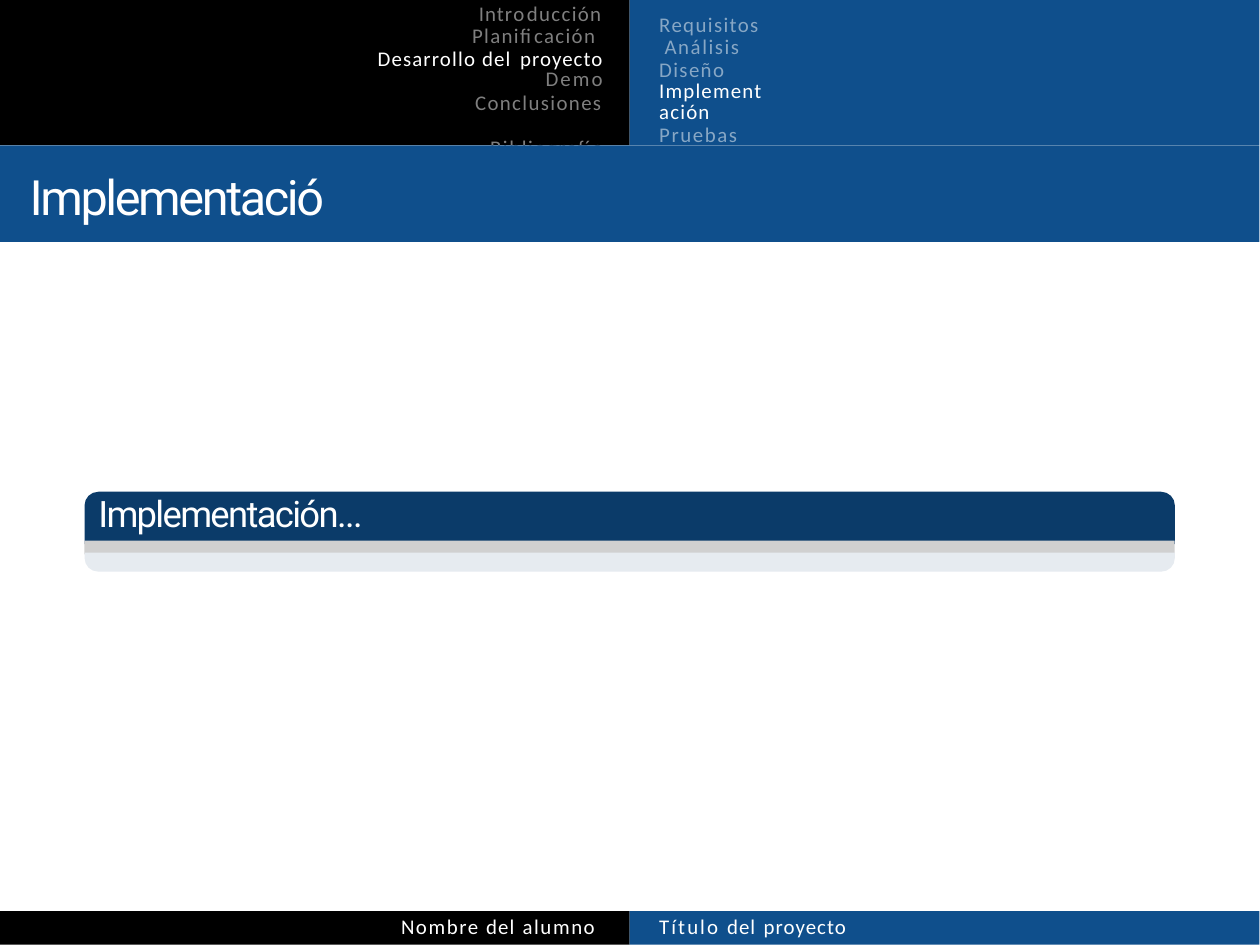
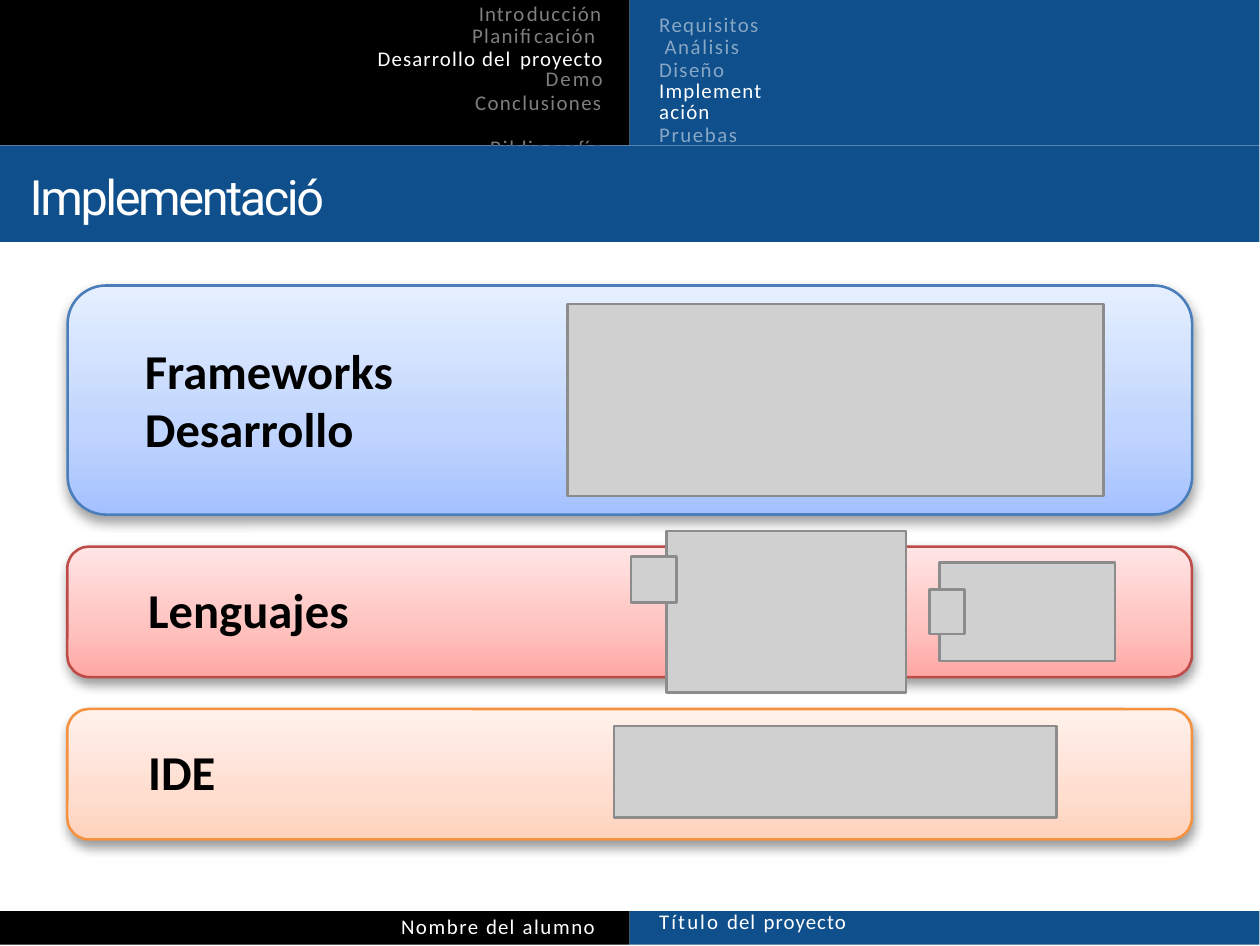
Before and after one commit to kodorniz/jUCAbox_PFC, a slide deck: slide 20 of doc/plantilla-presentacion.pptx (slide 16 before the commit). Drawn at 1260x946 pixels with LibreOffice and Linux fonts; fonts in the diff are those of the drawing; grey boxes stand for pictures. Boxes give left, top, right and bottom in pixels: in the first picture for what was removed or moved away, otherwise in the second. Text is boxed around its words. In the diff, an @@ line names an element or a change of style, - is before the commit and + after.

```diff
--- a/doc/plantilla-presentacion.pptx
+++ b/doc/plantilla-presentacion.pptx
@@ rounded rectangle added at box(68, 285, 1192, 515), fill gradient #A4C4FF to #BFD4FF to #E6EEFF, outline #4B7EBC 0.75 pt @@
@@ picture added at box(568, 305, 1105, 498) @@
@@ text added at box(145, 355, 393, 448), 14 pt, text #000000, bold @@
+Frameworks
+Desarrollo
@@ freeform shape removed at box(85, 492, 1175, 545) @@
@@ text removed at box(98, 499, 362, 535) @@
-Implementación...
@@ picture removed at box(85, 540, 1175, 555) @@
@@ freeform shape removed at box(85, 552, 1175, 572) @@
@@ group added at box(68, 530, 1192, 692): 4 pictures, 1 rounded rectangle, 1 text @@
+Lenguajes
@@ rounded rectangle added at box(68, 710, 1192, 840), fill gradient #FFD2BD to #FFDED0 to #FFF2ED, outline #F69240 0.75 pt @@
@@ picture added at box(615, 725, 1058, 818) @@
@@ text added at box(148, 758, 215, 790), 14 pt, text #000000, bold @@
+IDE
@@ text "Título del proyecto": place and size @@
-text "Título del proyecto" at box(727, 919, 846, 938)
+text "Título del proyecto" at box(727, 914, 846, 933)
```
Also in this commit, not shown: 10 other slides changed, 4 slides added, 1 other file.
